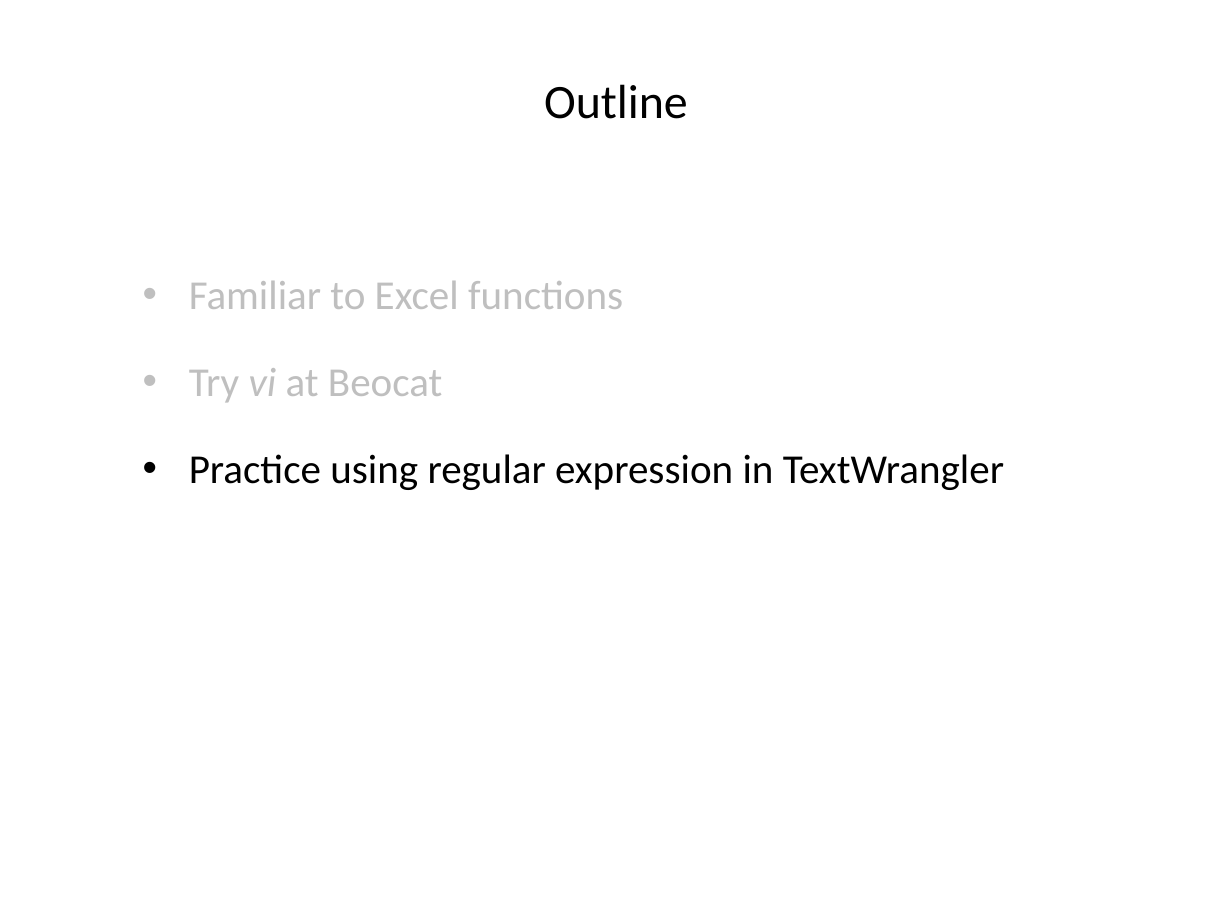
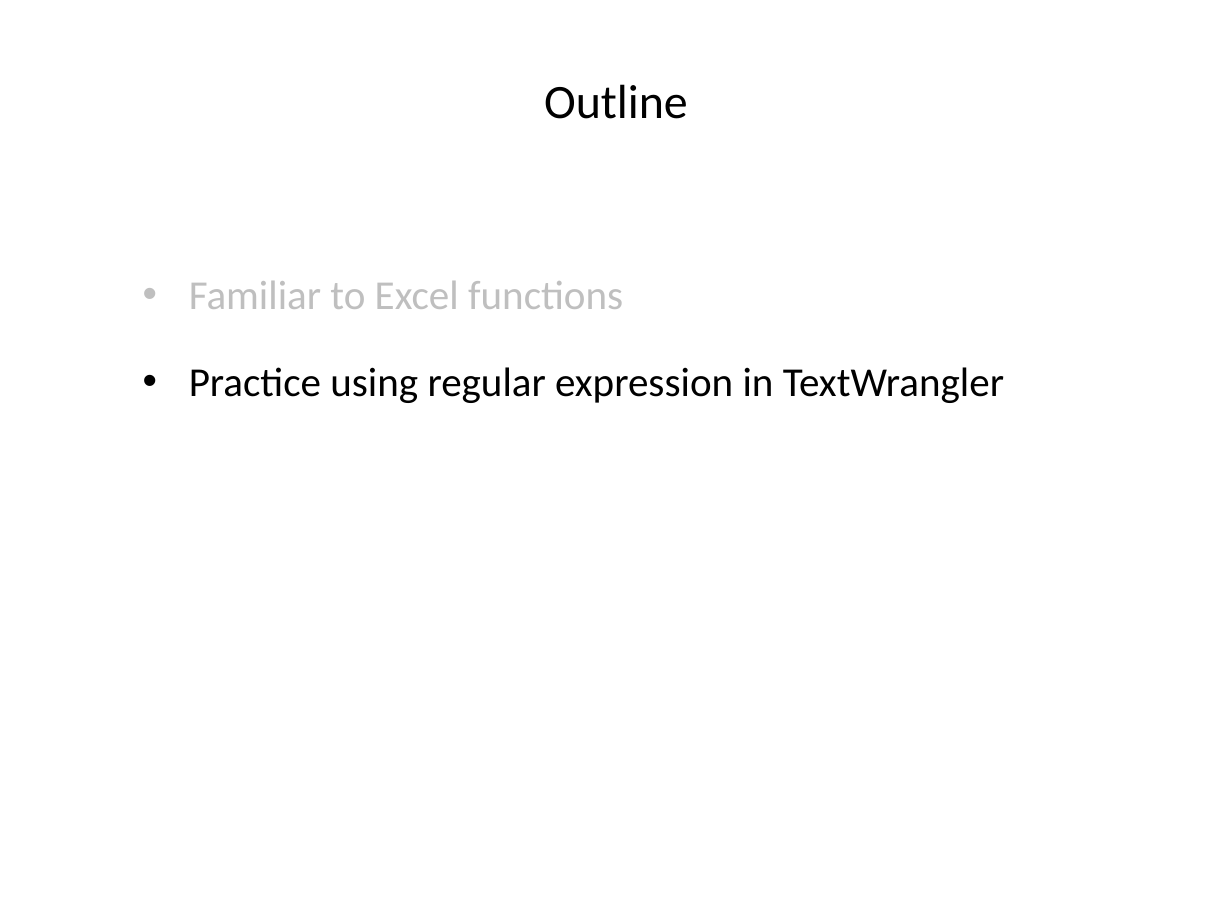
Before and after one commit to ravinpoudel/PLPTH813Bioinformatics, a slide deck: slide 7 of labs/lab01b_vi_regex.pptx (slide 18 before the commit). Drawn at 1232x924 pixels with LibreOffice and Linux fonts; fonts in the diff are those of the drawing. Boxes give left, top, right and bottom in pixels: in the first picture for what was removed or moved away, otherwise in the second. Text is boxed around its words. In the diff, an @@ line names an element or a change of style, - is before the commit and + after.

```diff
--- a/labs/lab01b_vi_regex.pptx
+++ b/labs/lab01b_vi_regex.pptx
@@ text at [189, 368, 442, 403]: paragraph removed @@
-• Try vi at Beocat
```
Also in this commit, not shown: 1 other slide changed, 11 slides removed.
